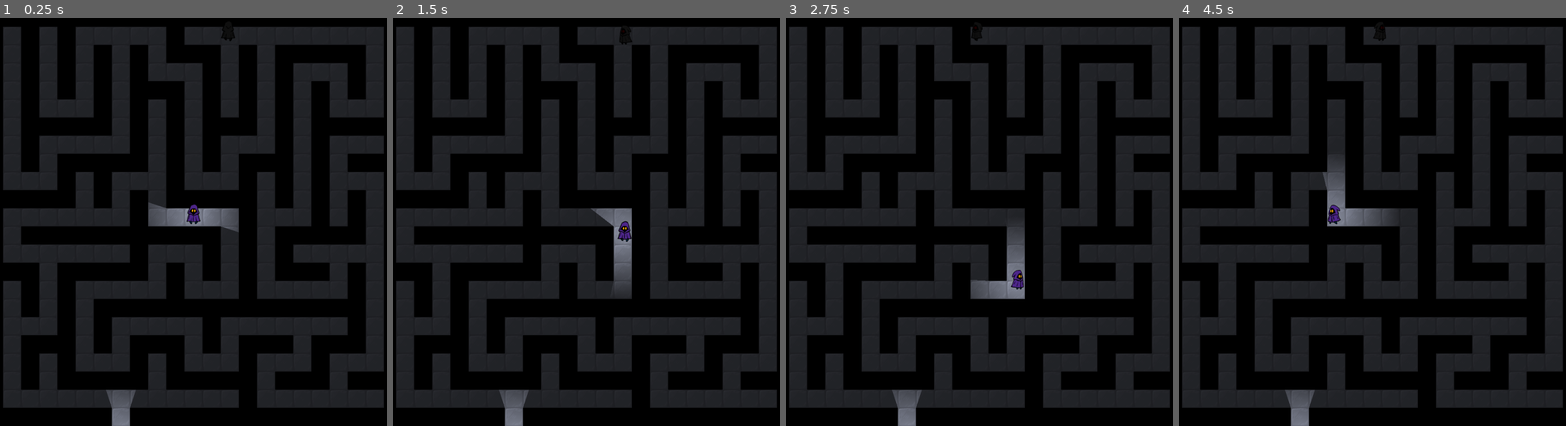
Above: before the commit, frames 1-4 (left to right).
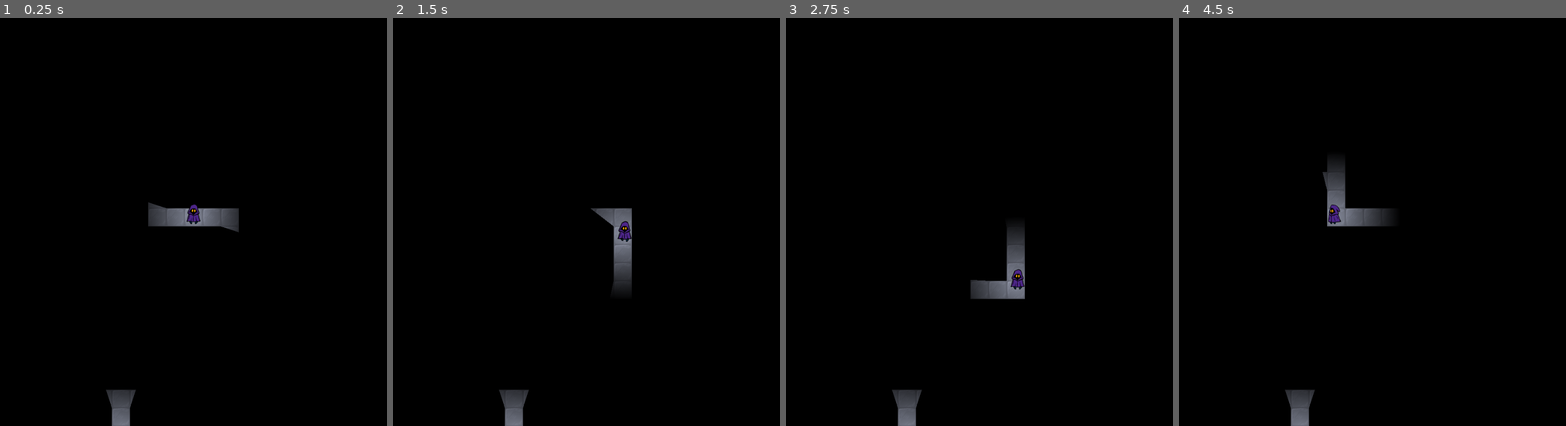
Above: after the commit, the same moments.

Repository: grotesquehead/01_maze
Game: Godot game, scene res://maze.tscn
The game is run twice, just before and just after one commit, with the same random seed, the same clock (stepped at 60 frames per second) and the same inputs. Sound files missing from this copy of the repository are replaced by a short silence.
Inputs:
- Up to frame 1 (0.25 s): no input
- Up to frame 2 (1.5 s): hold D (move_right) 0.53-1.28 s; hold S (move_down) from 1.28 s (still down)
- Up to frame 3 (2.75 s): release S (move_down) at 2.03 s; hold D (move_right) from 2.03 s (still down)
- Up to frame 4 (4.5 s): release D (move_right) at 2.78 s; hold W (move_up) 2.78-3.53 s; hold A (move_left) from 3.53 s (still down)

The runs differ from the first frame. In frame 1, 48% of the frame differs, in the area x 0-100%, y 2-96%; in frame 2, 48%; in frame 3, 48%; in frame 4, 48%.

Commit message:
Change enemy from StaticBody2D to CharacterBody2D

Diff:
--- /dev/null
+++ b/src/actor.gd
@@ -0,0 +1,14 @@
+class_name Actor
+extends CharacterBody2D
+
+
+@onready var animation_tree: AnimationTree = $AnimationTree
+
+
+func set_animation(direction):
+	if direction:
+		animation_tree.get("parameters/playback").travel("walk")
+		animation_tree.set("parameters/idle/blend_position", direction)
+		animation_tree.set("parameters/walk/blend_position", direction)
+	else:
+		animation_tree.get("parameters/playback").travel("idle")
--- a/src/enemy/enemy.gd
+++ b/src/enemy/enemy.gd
@@ -1,14 +1,12 @@
-extends StaticBody2D
+extends Actor
 
 
-const SPEED = 5
+const SPEED = 240
 const SILENCE_DISTANCE = 1000
 const SILENCE = -30
-var move_direction = Vector2()
+var direction = Vector2()
 var rng = RandomNumberGenerator.new()
 var player: CharacterBody2D = null
-
-@onready var animation_tree: AnimationTree = $AnimationTree
 
 
 func get_random_direction() -> Vector2i:
@@ -33,32 +31,25 @@
 func _process(_delta):
 	var current_position = position
 	control_laugh()
-	move_and_collide(move_direction * SPEED)
+	velocity = direction * SPEED
+	move_and_slide()
 	if current_position == position:
-		move_direction = get_random_direction()
-	set_animation(move_direction)
+		direction = get_random_direction()
+	set_animation(velocity)
+
 
 func _ready():
-	move_direction = get_random_direction()
+	direction = get_random_direction()
 	$AudioStreamPlayer2D.play()
 	player = get_tree().get_nodes_in_group("player")[0]
 
 
 func _on_bounce_zone_body_entered(_body):
-	var current_direction = move_direction
-	while current_direction == move_direction:
-		move_direction = get_random_direction()
+	var current_direction = direction
+	while current_direction == direction:
+		direction = get_random_direction()
 
 
 func _on_audio_stream_player_2d_finished():
 	$AudioStreamPlayer2D.stream_paused = false
 	$AudioStreamPlayer2D.play()
-
-
-func set_animation(direction):
-	if direction:
-		animation_tree.get("parameters/playback").travel("walk")
-		animation_tree.set("parameters/idle/blend_position", direction)
-		animation_tree.set("parameters/walk/blend_position", direction)
-	else:
-		animation_tree.get("parameters/playback").travel("idle")
--- a/src/enemy/enemy.tscn
+++ b/src/enemy/enemy.tscn
@@ -217,7 +217,7 @@
 states/walk/node = SubResource("AnimationNodeBlendSpace2D_fv8cp")
 states/walk/position = Vector2(566, 100)
 
-[node name="Enemy" type="StaticBody2D"]
+[node name="Enemy" type="CharacterBody2D"]
 script = ExtResource("1_ya4ru")
 
 [node name="Sprite2D" type="Sprite2D" parent="."]
--- a/src/maze.tscn
+++ b/src/maze.tscn
@@ -192,7 +192,7 @@
 script = ExtResource("1_4lfwu")
 
 [node name="CanvasModulate" type="CanvasModulate" parent="."]
-color = Color(0.25098, 0.25098, 0.25098, 1)
+color = Color(0, 0, 0, 1)
 
 [node name="TileMap2" type="TileMap" parent="."]
 tile_set = SubResource("TileSet_7q5o3")
--- a/src/player/player.gd
+++ b/src/player/player.gd
@@ -1,35 +1,20 @@
-extends CharacterBody2D
+extends Actor
 
 
 @export var speed: int
-
-@onready var animation_tree: AnimationTree = $AnimationTree
 
 
 func _physics_process(_delta):
 	var input_direction = get_input_direction()
 	if input_direction:
 		velocity = input_direction * speed
-		animation_tree.get("parameters/playback").travel("walk")
-		animation_tree.set("parameters/idle/blend_position", input_direction)
-		animation_tree.set("parameters/walk/blend_position", input_direction)
 	else:
 		velocity = Vector2.ZERO
-		animation_tree.get("parameters/playback").travel("idle")
 	move_and_slide()
-	set_animation(input_direction)
+	set_animation(velocity)
 
 
 func get_input_direction() -> Vector2:
 	var input_direction_x = Input.get_axis("move_left", "move_right")
 	var input_direction_y = Input.get_axis("move_up", "move_down")
 	return Vector2(input_direction_x, input_direction_y)
-
-
-func set_animation(direction):
-	if direction:
-		animation_tree.get("parameters/playback").travel("walk")
-		animation_tree.set("parameters/idle/blend_position", direction)
-		animation_tree.set("parameters/walk/blend_position", direction)
-	else:
-		animation_tree.get("parameters/playback").travel("idle")
--- a/src/player/player.tscn
+++ b/src/player/player.tscn
@@ -226,7 +226,7 @@
 
 [node name="Player" type="CharacterBody2D" groups=["player"]]
 script = ExtResource("1_hcgwo")
-speed = 256
+speed = 240
 
 [node name="Sprite2D" type="Sprite2D" parent="."]
 position = Vector2(0, -8)
